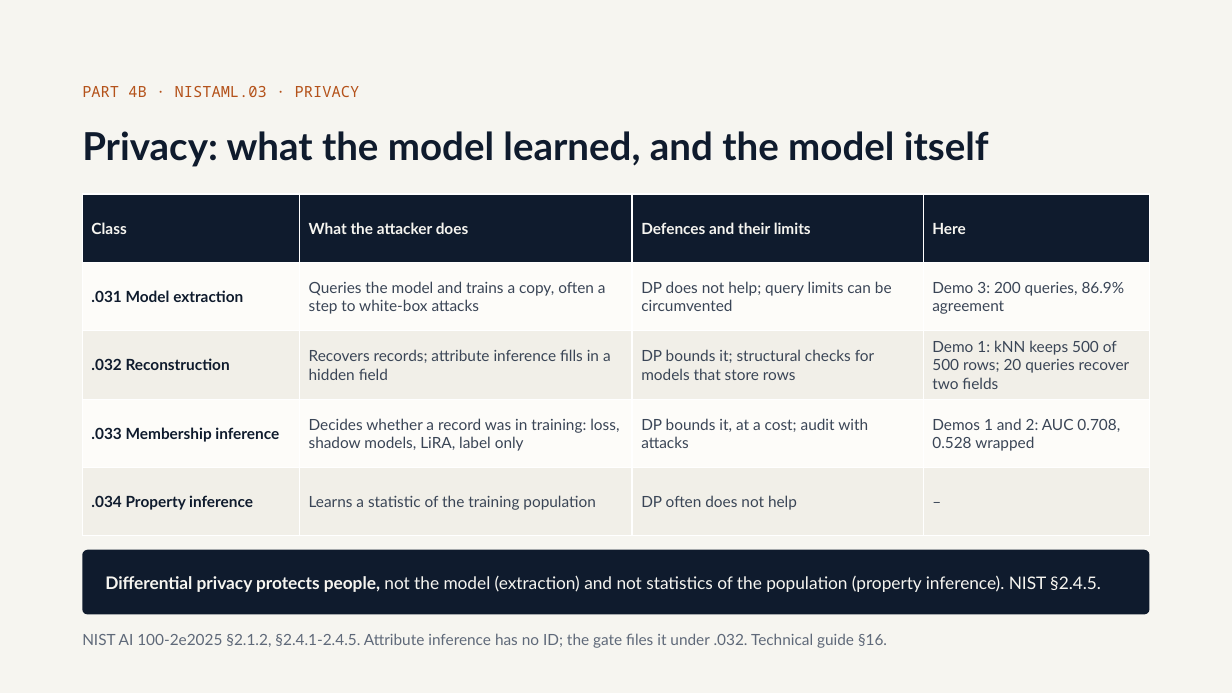
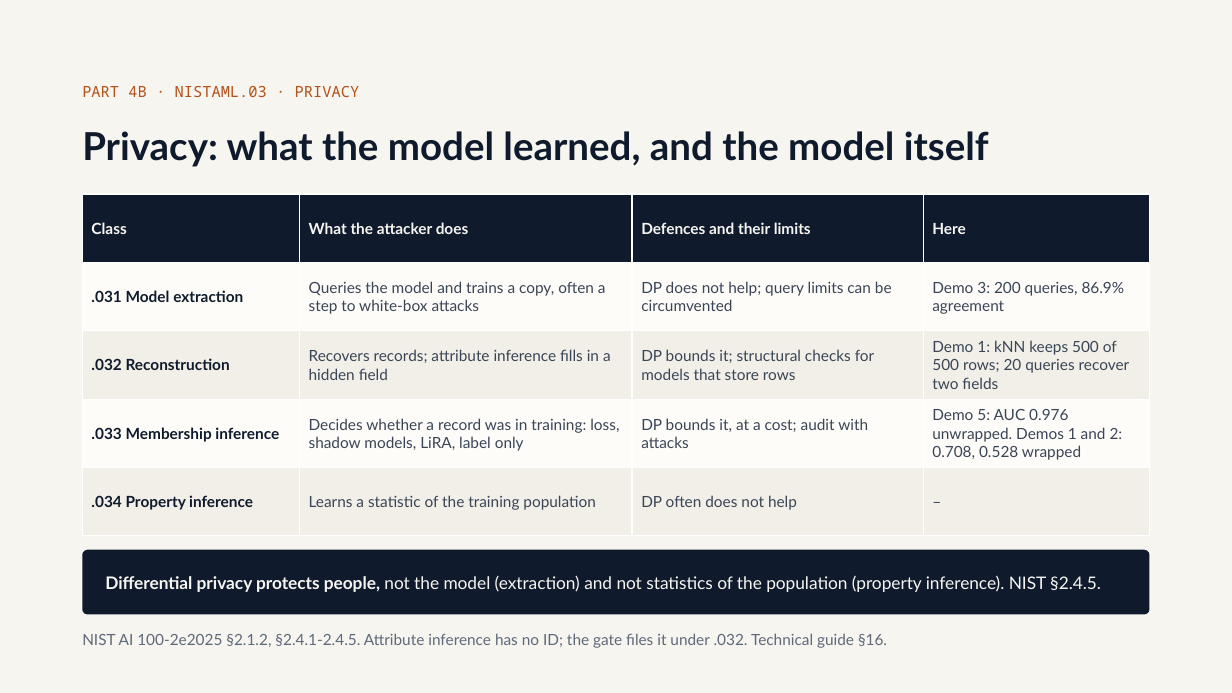
Before and after one commit to olonok69/graimatter_ML, a slide deck: slide 37 of docs/Adversarial_ML.pptx (slide 35 before the commit). Drawn at 1232x693 pixels with LibreOffice and Linux fonts; fonts in the diff are those of the drawing. Boxes give left, top, right and bottom in pixels: in the first picture for what was removed or moved away, otherwise in the second. Text is boxed around its words. In the diff, an @@ line names an element or a change of style, - is before the commit and + after.

```diff
--- a/docs/Adversarial_ML.pptx
+++ b/docs/Adversarial_ML.pptx
@@ table at (82, 194, 1150, 536) @@
-row 4, column 4: Demos 1 and 2: AUC 0.708, 0.528 wrapped
+row 4, column 4: Demo 5: AUC 0.976 unwrapped. Demos 1 and 2: 0.708, 0.528 wrapped
```
Also in this commit, not shown: 5 other slides changed, 2 slides added, 27 other files.
